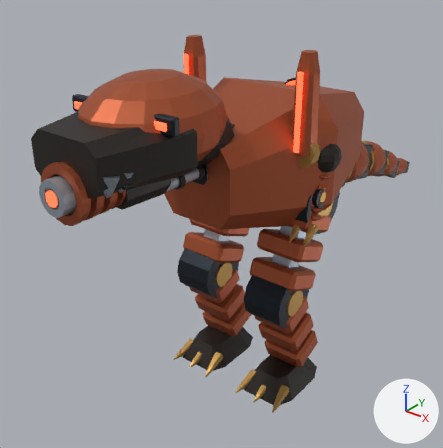
One commit to the Blender file out/mech_reference/m02/m02.blend: the scene before it, then after it.
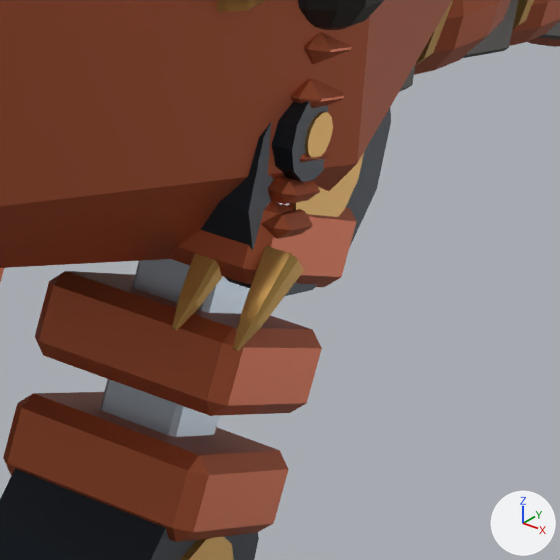
Each version is shown whole from a 50 mm lens placed at (3.78, -5.56, 5.16), pointed at (-0.62, -0.05, 1.75), then close up on the part from 56% to 86% of the width and 37% to 66% of the height. The lights are fixed; the arrows at lower right show +X, +Y and +Z. The last two pictures show the newer version. Both versions are drawn at frame 16 of the action 'm02:heavy:elbow_l'; the numbers are the values there.

In view in the first close-up: 'Exposed load-bearing piston.004', 'Hunched horizontal thorax', 'Joint axle cap.004', 'Mechanical joint collar.003', 'Mechanical joint collar.004', 'Mechanical joint collar.005', 'Overlapping tail scale.001', 'Segmented limb armor.012', 'Segmented limb armor.013', 'Segmented limb armor.014', 'Short empty foreclaw.002', 'Short empty foreclaw.003' and 16 more.
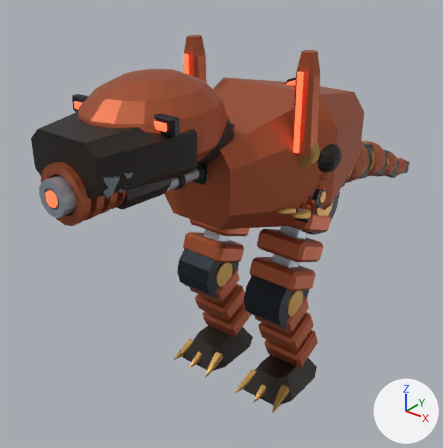
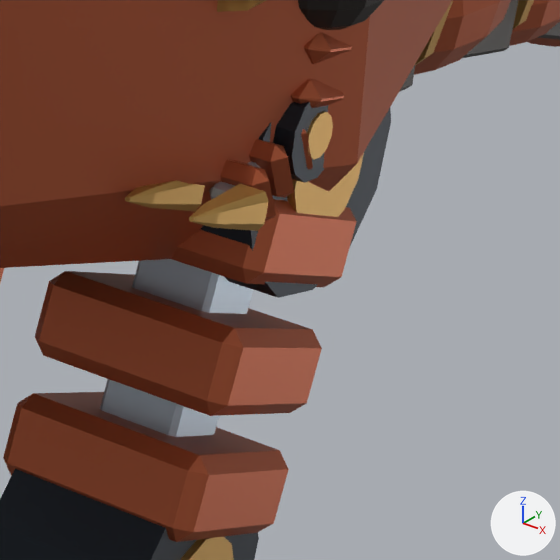
ob_elbow_l is not drawn itself; it is the parent of ob_wrist_l, ob_exposed_load_bearing_piston_003, ob_segmented_limb_armor_009, ob_segmented_limb_armor_010, ob_segmented_limb_armor_011, ob_mechanical_joint_collar_003, ob_joint_axle_cap_003.

Boxes [x1, y1, x2, y2] around the edits, measured in the close-ups (560 x 560 px):
'Short empty foreclaw.003', turned: before [233, 246, 304, 351]; after [189, 184, 269, 231]
'Short empty foreclaw.002', turned: before [172, 254, 223, 331]; after [125, 180, 205, 211]
'Mechanical joint collar.003', turned: before [272, 102, 328, 182]; after [273, 102, 328, 183]
'Segmented limb armor.011', turned: before [261, 209, 313, 239]; after [220, 160, 276, 221]
'Segmented limb armor.010', turned: before [267, 177, 320, 204]; after [249, 139, 294, 197]
'Joint axle cap.003', turned: before [305, 112, 333, 159]; after [307, 111, 333, 160]
'Segmented limb armor.009', turned (mostly hidden): before [300, 152, 327, 162]; after [301, 129, 313, 170]
'Exposed load-bearing piston.003', turned (not visible before): after [209, 161, 260, 200]

What the commit changed:
Object 'elbow_l' (ob_elbow_l) turns from (0, 0, 0) to (-53, 0, 0) degrees about x, y and z.
